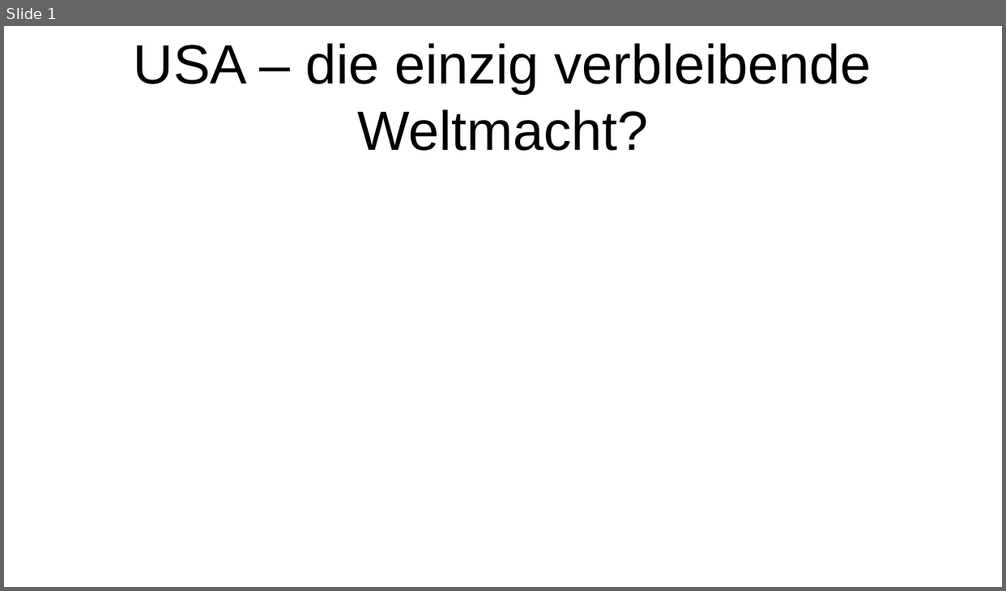
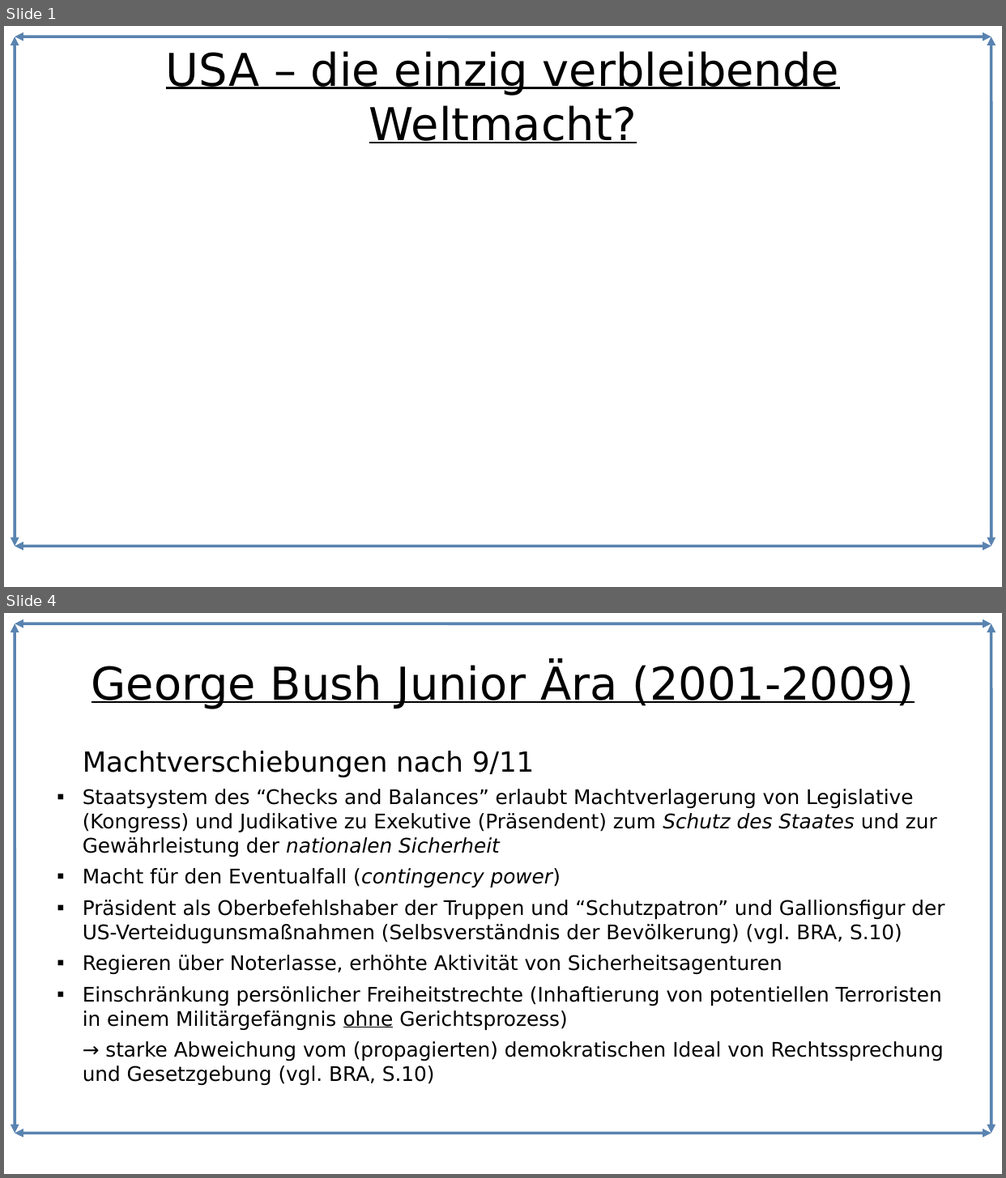
Before and after one commit to Lacrimus/Referat-Geschichte-USA-die-einzig-verbleibende-Weltmacht-, a slide deck: USA-die-einzig-verbleibende-Weltmacht.odp. Shown one above the other, each under a label of ours: slide 1 before the commit, slides 1 and 4 after it; the slides between them are not shown. The pictures are 1006x591 and 1006x1178 pixels, drawn with LibreOffice and Linux fonts; fonts in the diff are those of the drawing. Boxes give left, top, right and bottom in pixels: in the first picture for what was removed or moved away, otherwise in the second. Text is boxed around its words. In the diff, an @@ line names an element or a change of style, - is before the commit and + after.

Commit message:
Struktur hinzugefügt, Layout hinzugefügt, Beziehung zu China und Machtverschiebungen hinzugefügt

```diff
--- a/USA-die-einzig-verbleibende-Weltmacht.odp
+++ b/USA-die-einzig-verbleibende-Weltmacht.odp
@@ slide 4 added at [4, 613, 1002, 1174], background #FFFFFF; not listed: 4 template elements that a slide beside it also shows @@
@@ title added at [91, 665, 914, 709], 36 pt, text #000000, underline @@
+George Bush Junior Ära (2001-2009)
@@ text added at [83, 751, 944, 1085], 16 pt, text #000000 @@
+Machtverschiebungen nach 9/11
+■ Staatsystem des “Checks and Balances” erlaubt Machtverlagerung von Legislative (Kongress) und Judikative zu Exekutive (Präsendent) zum Schutz des Staates und zur Gewährleistung der nationalen Sicherheit
+■ Macht für den Eventualfall (contingency power)
+■ Präsident als Oberbefehlshaber der Truppen und “Schutzpatron” und Gallionsfigur der US-Verteidugunsmaßnahmen (Selbsverständnis der Bevölkerung) (vgl. BRA, S.10)
+■ Regieren über Noterlasse, erhöhte Aktivität von Sicherheitsagenturen
+■ Einschränkung persönlicher Freiheitstrechte (Inhaftierung von potentiellen Terroristen in einem Militärgefängnis ohne Gerichtsprozess)
+→ starke Abweichung vom (propagierten) demokratischen Ideal von Rechtssprechung und Gesetzgebung (vgl. BRA, S.10)
@@ slide 1 changed as well @@
@@ double arrow added from (15, 37) to (15, 547), #5983B0 2.3 pt @@
@@ double arrow added from (15, 37) to (992, 37), #5983B0 2.3 pt @@
@@ title "USA – die einzig verbleibende ..." at [166, 51, 839, 143]: size 44 to 36 pt, font Arial to DejaVu Sans, underline on @@
@@ double arrow added from (992, 37) to (992, 547), #5983B0 2.3 pt @@
@@ double arrow added from (992, 547) to (15, 547), #5983B0 2.3 pt @@
```
Also in this commit, not shown: 8 other slides added, 1 other file.
